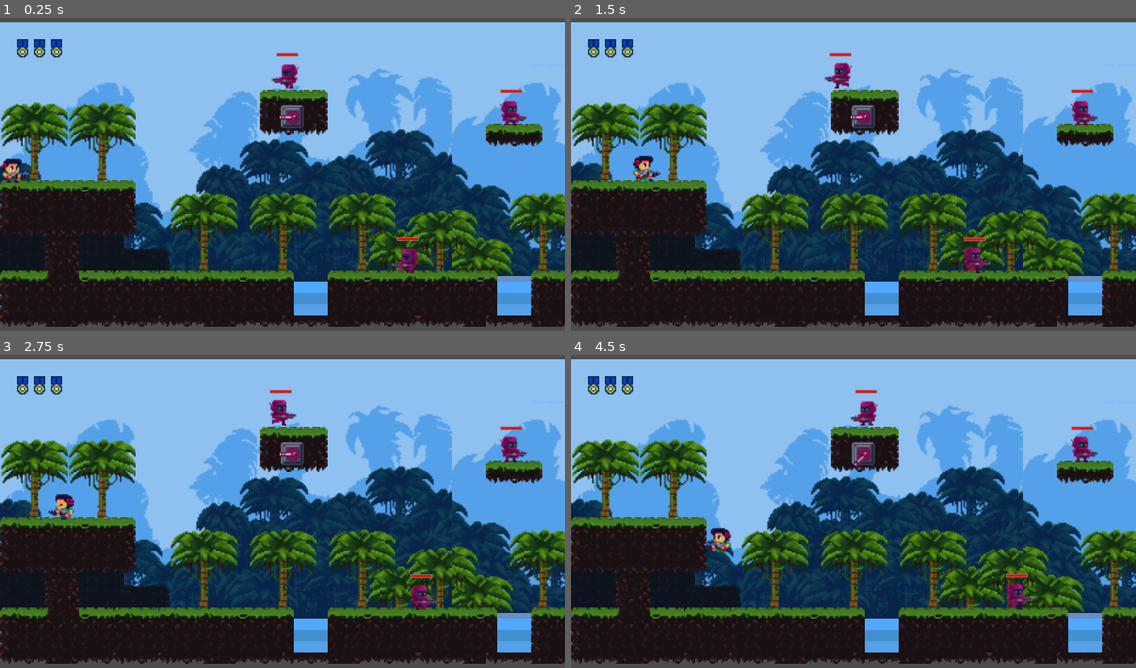
Above: before the commit, frames 1-4 (two rows, left to right).
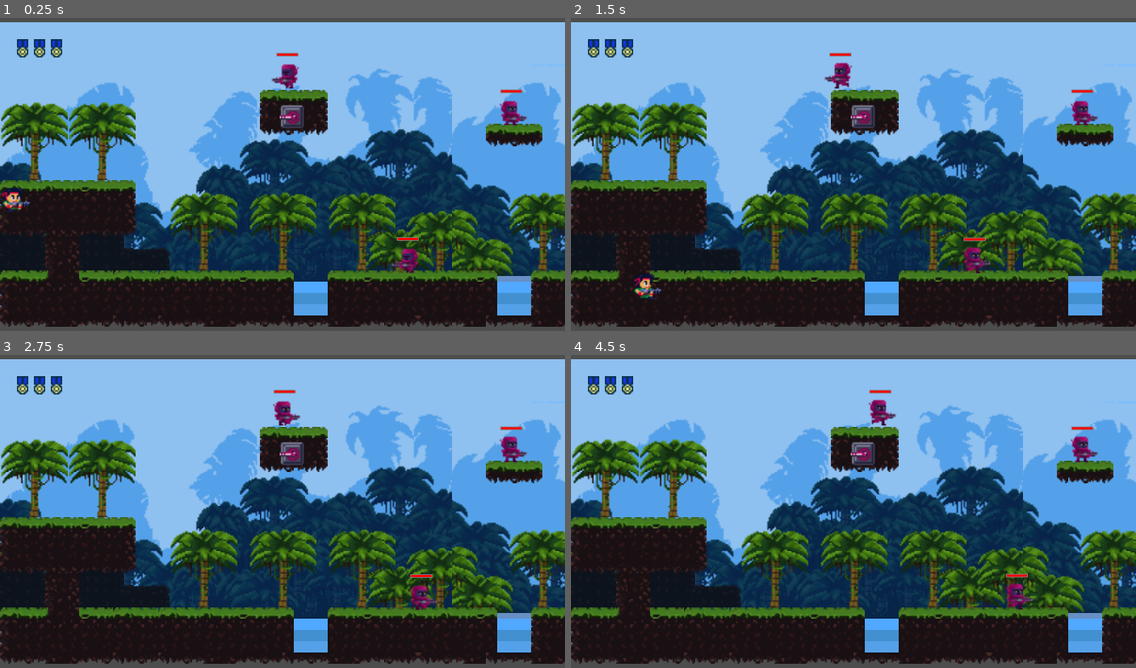
Above: after the commit, the same moments.

Repository: YugeCse/first-blood
Game: Godot game, scene res://scenes/tscns/main_scene.tscn
Same seed, same stepped clock (60 frames per second), same inputs: the game is played once before the commit and once after it.
Inputs:
- Up to frame 1 (0.25 s): no input
- Up to frame 2 (1.5 s): hold Right (ui_right) from 0.53 s (still down); tap Up (ui_up) at 0.77 s
- Up to frame 3 (2.75 s): tap Up (ui_up) at 1.52 s; release Right (ui_right) at 2.03 s; hold Left (ui_left) from 2.03 s (still down)
- Up to frame 4 (4.5 s): release Left (ui_left) at 2.78 s; hold Right (ui_right) 2.78-4.28 s; tap Up (ui_up) at 3.02, 3.77 s; hold Left (ui_left) from 4.28 s (still down)

The runs differ from the first frame. In frame 1, 0.5% of the frame differs, in the area x 0-6%, y 44-62%; in frame 2, 0.5%; in frame 3, 0.6%; in frame 4, 0.8%, in the area x 23-58%, y 11-64%.
Error before the commit: Parse Error: Identifier "_boom" not declared in the current scope. (res://sprites/scripts/enemy_bullet.gd:27)

Commit message:
#更新细节啦！

Diff:
--- a/scenes/tscns/main_scene.tscn
+++ b/scenes/tscns/main_scene.tscn
@@ -2079,28 +2079,40 @@
 texture_region_size = Vector2i(8, 8)
 1:0/0 = 0
 1:0/0/physics_layer_0/polygon_0/points = PackedVector2Array(-4, -0.058891296, 4, -0.025039673, 4, 4, -4, 4)
+1:0/0/physics_layer_0/polygon_0/one_way = true
 2:0/0 = 0
 2:0/0/physics_layer_0/polygon_0/points = PackedVector2Array(-4, -0.058891296, 4, -0.025039673, 4, 4, -4, 4)
+2:0/0/physics_layer_0/polygon_0/one_way = true
 3:0/0 = 0
 3:0/0/physics_layer_0/polygon_0/points = PackedVector2Array(-4, -0.058891296, 4, -0.025039673, 4, 4, -4, 4)
+3:0/0/physics_layer_0/polygon_0/one_way = true
 4:0/0 = 0
 4:0/0/physics_layer_0/polygon_0/points = PackedVector2Array(-4, -0.058891296, 4, -0.025039673, 4, 4, -4, 4)
+4:0/0/physics_layer_0/polygon_0/one_way = true
 5:0/0 = 0
 5:0/0/physics_layer_0/polygon_0/points = PackedVector2Array(-4, -0.058891296, 4, -0.025039673, 4, 4, -4, 4)
+5:0/0/physics_layer_0/polygon_0/one_way = true
 6:0/0 = 0
 6:0/0/physics_layer_0/polygon_0/points = PackedVector2Array(-4, -0.058891296, 4, -0.025039673, 4, 4, -4, 4)
+6:0/0/physics_layer_0/polygon_0/one_way = true
 7:0/0 = 0
 7:0/0/physics_layer_0/polygon_0/points = PackedVector2Array(-4, -0.058891296, 4, -0.025039673, 4, 4, -4, 4)
+7:0/0/physics_layer_0/polygon_0/one_way = true
 8:0/0 = 0
 8:0/0/physics_layer_0/polygon_0/points = PackedVector2Array(-4, -0.058891296, 4, -0.025039673, 4, 4, -4, 4)
+8:0/0/physics_layer_0/polygon_0/one_way = true
 9:0/0 = 0
 9:0/0/physics_layer_0/polygon_0/points = PackedVector2Array(-4, -0.058891296, 4, -0.025039673, 4, 4, -4, 4)
+9:0/0/physics_layer_0/polygon_0/one_way = true
 10:0/0 = 0
 10:0/0/physics_layer_0/polygon_0/points = PackedVector2Array(-4, -0.058891296, 4, -0.025039673, 4, 4, -4, 4)
+10:0/0/physics_layer_0/polygon_0/one_way = true
 11:0/0 = 0
 11:0/0/physics_layer_0/polygon_0/points = PackedVector2Array(-4, -0.058891296, 4, -0.025039673, 4, 4, -4, 4)
+11:0/0/physics_layer_0/polygon_0/one_way = true
 12:0/0 = 0
 12:0/0/physics_layer_0/polygon_0/points = PackedVector2Array(-4, -0.058891296, 4, -0.025039673, 4, 4, -4, 4)
+12:0/0/physics_layer_0/polygon_0/one_way = true
 0:1/0 = 0
 1:1/0 = 0
 2:1/0 = 0
@@ -2237,7 +2249,6 @@
 [sub_resource type="TileSet" id="TileSet_iqqi7"]
 tile_size = Vector2i(8, 8)
 physics_layer_0/collision_layer = 2
-physics_layer_0/collision_mask = 0
 sources/2 = SubResource("TileSetAtlasSource_ajs4e")
 sources/0 = SubResource("TileSetAtlasSource_py70p")
 sources/1 = SubResource("TileSetAtlasSource_1rb06")
@@ -2578,4 +2589,3 @@
 z_index = 2
 position = Vector2(10, 104)
 platform_floor_layers = 4294967294
-platform_wall_layers = 2
--- a/sprites/scripts/enemy_bullet.gd
+++ b/sprites/scripts/enemy_bullet.gd
@@ -24,7 +24,7 @@
 	start_position = global_position
 	sprite.rotate(direction.angle())
 	sprite.play('default')
-	sprite.animation_finished.connect(_boom)
+	sprite.animation_finished.connect(boom)
 
 func _physics_process(delta: float) -> void:
 	var collision_radius = _get_collision_cirle().radius
--- a/sprites/tscns/player.tscn
+++ b/sprites/tscns/player.tscn
@@ -339,7 +339,7 @@
 
 [node name="Player" type="CharacterBody2D" groups=["Player"]]
 collision_mask = 34
-platform_on_leave = 2
+platform_wall_layers = 2
 script = ExtResource("1_ti7od")
 
 [node name="AnimatedSprite" type="AnimatedSprite2D" parent="."]
